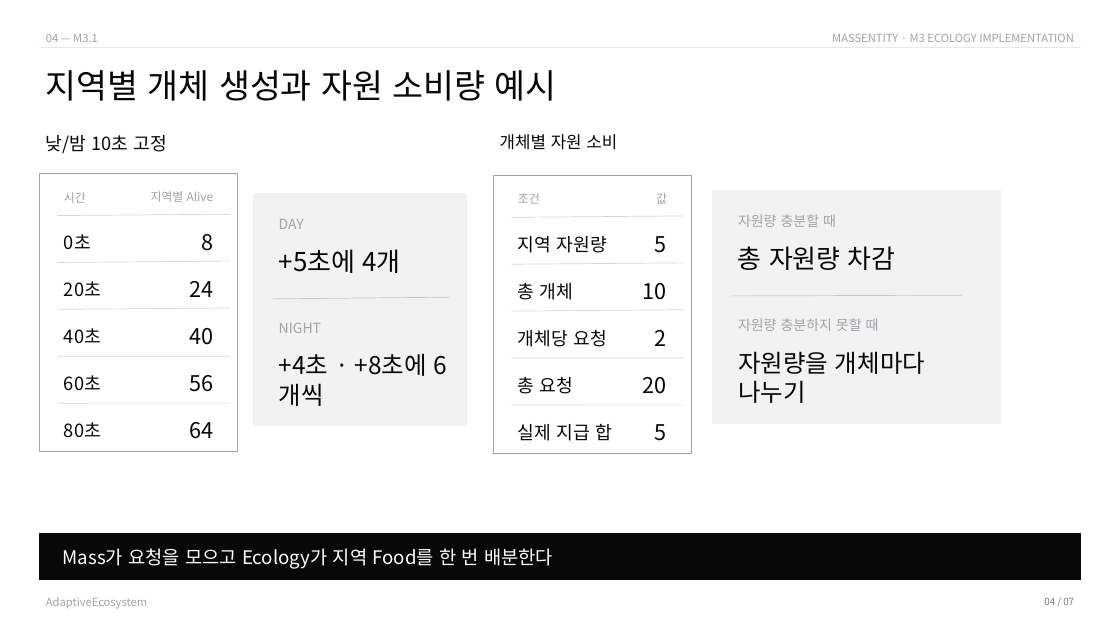
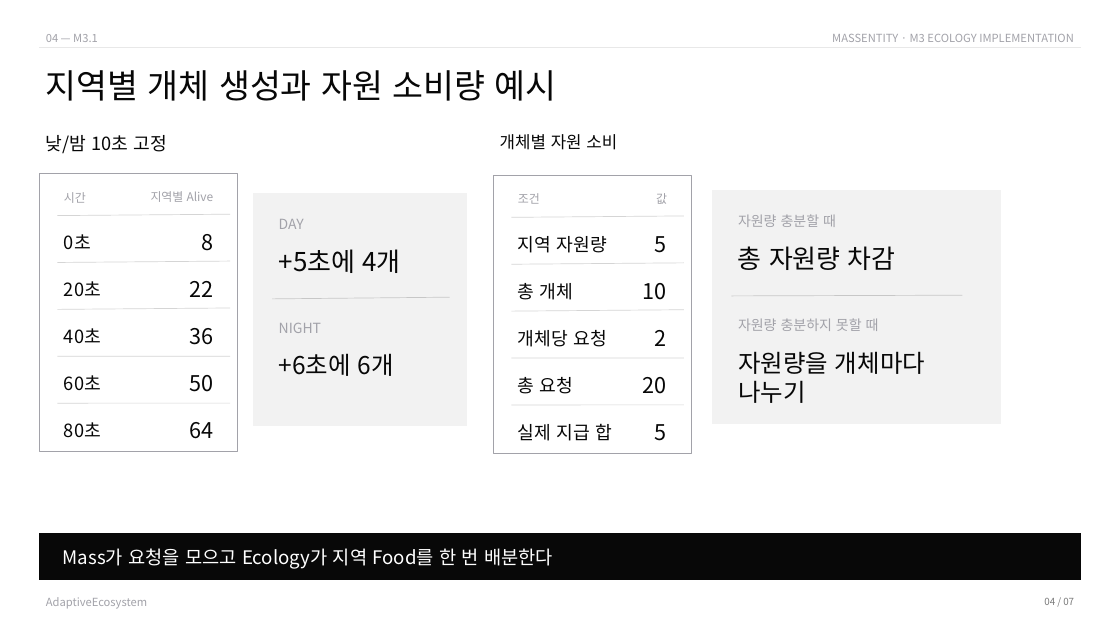
Before and after one commit to wonkii/AdaptiveEcosystem, a slide deck: slide 4 of AdaptiveEcosystem/Docs/Roadmap/M3/Presentation/[겜캡디]10-02_장원준.pptx. Drawn at 1120x630 pixels with LibreOffice and Linux fonts; fonts in the diff are those of the drawing. Boxes give left, top, right and bottom in pixels: in the first picture for what was removed or moved away, otherwise in the second. Text is boxed around its words. In the diff, an @@ line names an element or a change of style, - is before the commit and + after.

```diff
--- a/AdaptiveEcosystem/Docs/Roadmap/M3/Presentation/[겜캡디]10-02_장원준.pptx
+++ b/AdaptiveEcosystem/Docs/Roadmap/M3/Presentation/[겜캡디]10-02_장원준.pptx
@@ text at box(189, 281, 213, 297): text changed @@
-24
+22
@@ text at box(189, 328, 213, 345): text changed @@
-40
+36
@@ text at box(279, 353, 394, 376): text changed @@
-+4초 · +8초에 6개씩
++6초에 6개
@@ text at box(189, 375, 213, 392): text changed @@
-56
+50
```
Also in this commit, not shown: 2 other slides changed, 17 other files.
